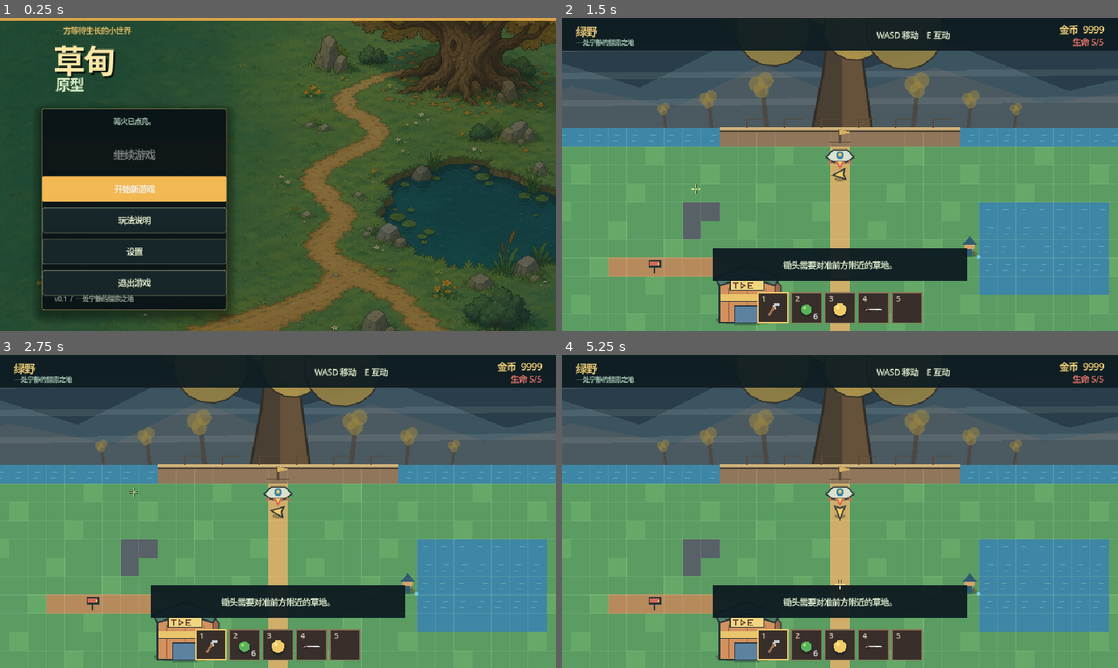
Above: before the commit, frames 1-4 (two rows, left to right).
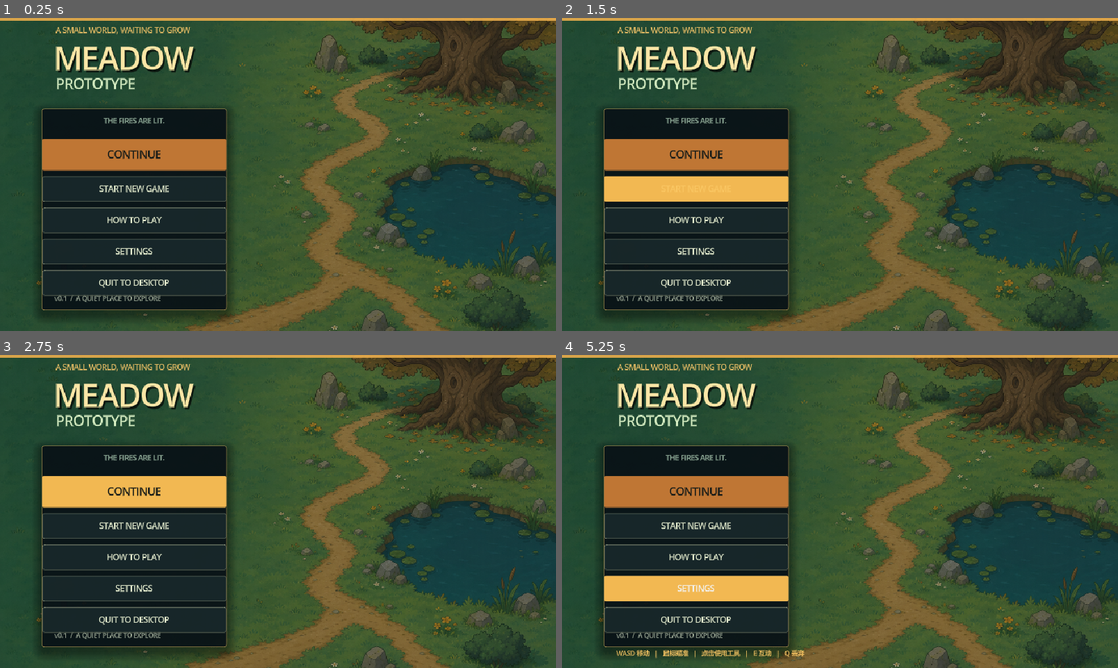
Above: after the commit, the same moments.

Repository: Neikos0493/Project_Grow
Game: Godot game, scene res://MainMenu.tscn
Two runs of this game, one before a commit and one after it. Both use one fixed random seed, a clock stepped at 60 frames per second and the inputs below.
Inputs (mouse positions are in pixels of both pictures, inside the frame that each line leads up to):
- Up to frame 1 (0.25 s): no input
- Up to frame 2 (1.5 s): click "开始新游戏" (after the commit: "START NEW GAME") at 0.5 s; click (695, 190) at 1.25 s, where only the run after the commit has a clickable "START NEW GAME"
- Up to frame 3 (2.75 s): click (133, 492) at 2 s, where only the run after the commit has a clickable "CONTINUE"
- Up to frame 4 (5.25 s): click (695, 492) at 2.75 s, where only the run after the commit has a clickable "CONTINUE"; click (695, 558) at 3.5 s, where only the run after the commit has a clickable "HOW TO PLAY"; click (695, 589) at 4.25 s, where only the run after the commit has a clickable "SETTINGS"; click (840, 583) at 5 s, where only the run after the commit has a clickable "DONE"

The runs differ from the first frame. In frame 1, 9.1% of the frame differs, in the area x 7-41%, y 2-91%; in frame 2, 97%; in frame 3, 97%; in frame 4, 98%, in the area x 0-100%, y 0-100%.
Error after the commit: Parse Error: Could not resolve class "MeadowLakeMonster", because of a parser error. (res://scripts/game_state.gd:624)

Commit message:
Redesign water lily boss

Diff:
--- a/scripts/lake_monster.gd
+++ b/scripts/lake_monster.gd
@@ -172,6 +172,7 @@
 
 func _begin_charge() -> void:
 	var offset := target.global_position - global_position
+	var offset := target.global_position - global_position
 	if offset.length_squared() < 0.01:
 		offset = facing
 	var map_offset := world.global_direction_to_map(offset).normalized()
@@ -186,12 +187,6 @@
 	charge_endpoint = world.to_global(world.cell_to_world(endpoint_cell))
 	charge_hit_player = false
 	_change_state("charging")
-
-func _grid_direction(direction: Vector2) -> Vector2:
-	var result := Vector2(signf(direction.x), signf(direction.y))
-	if result.length_squared() < 0.01:
-		return Vector2.RIGHT
-	return result.normalized()
 
 func _charge(delta: float) -> void:
 	var from := global_position
